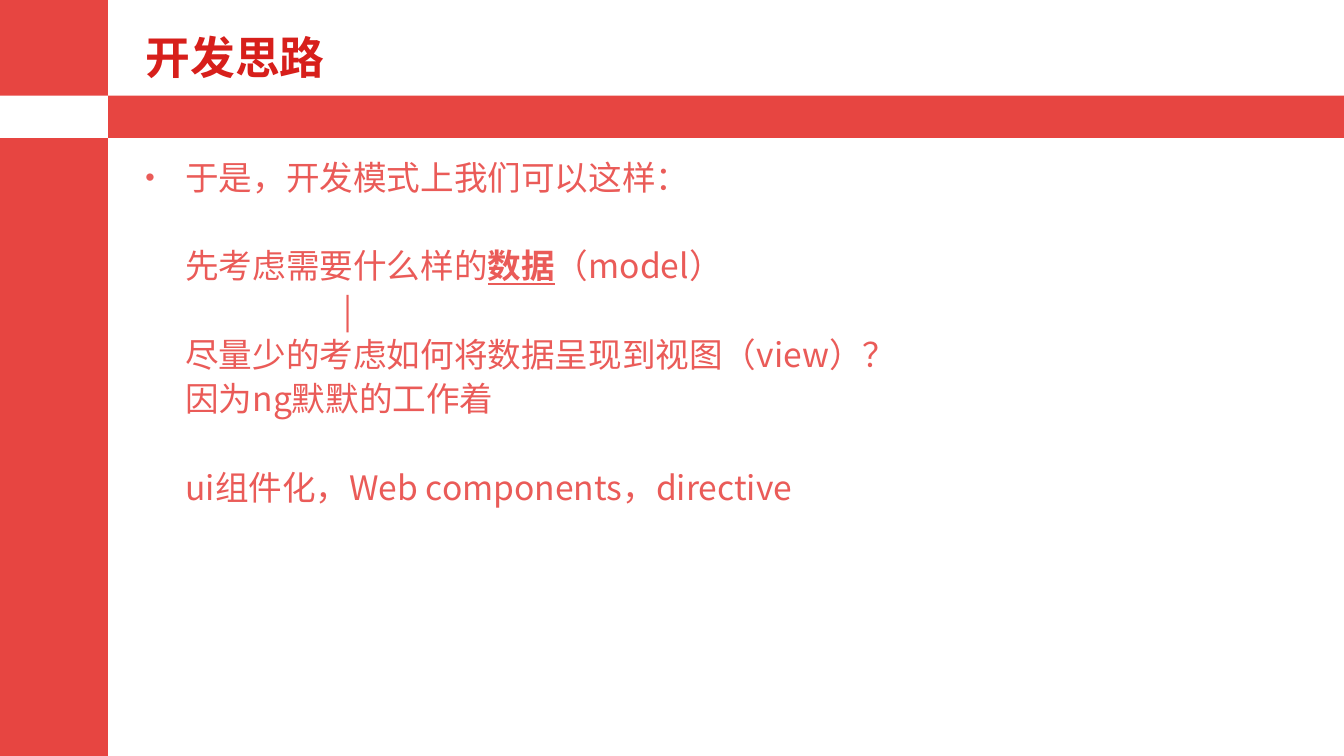
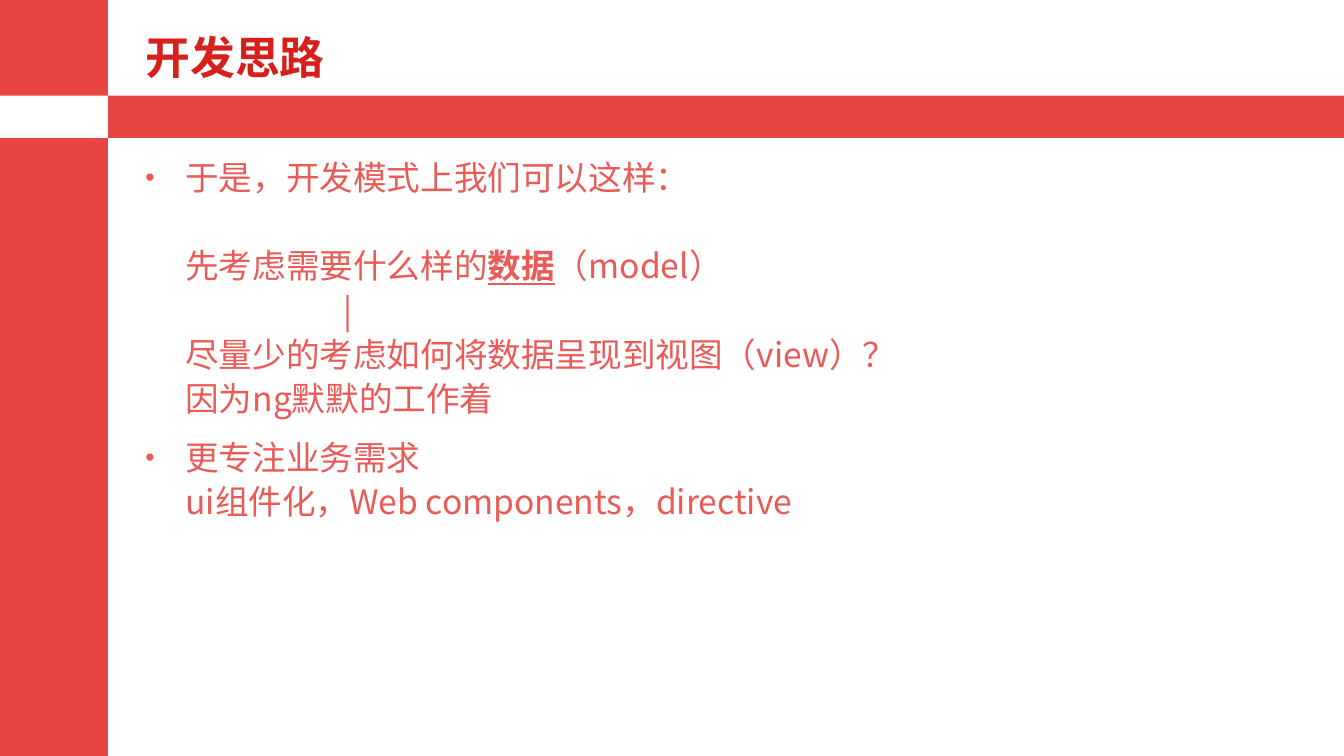
Before and after one commit to alianggitok/doc_tidy, a slide deck: slide 8 of angularjs/ng.pptx. Drawn at 1344x756 pixels with LibreOffice and Linux fonts; fonts in the diff are those of the drawing. Boxes give left, top, right and bottom in pixels: in the first picture for what was removed or moved away, otherwise in the second. Text is boxed around its words. In the diff, an @@ line names an element or a change of style, - is before the commit and + after.

```diff
--- a/angularjs/ng.pptx
+++ b/angularjs/ng.pptx
@@ text at box(185, 161, 896, 522): text changed @@
-• 于是，开发模式上我们可以这样：
-  先考虑需要什么样的数据（model）
-  |
-  尽量少的考虑如何将数据呈现到视图（view）？
-  因为ng默默的工作着
-  ui组件化，Web components，directive
+• 于是，开发模式上我们可以这样：
+  先考虑需要什么样的数据（model）
+  |
+  尽量少的考虑如何将数据呈现到视图（view）？
+  因为ng默默的工作着
+• 更专注业务需求
+  ui组件化，Web components，directive
```
Also in this commit, not shown: 7 other slides changed, 1 other file.
